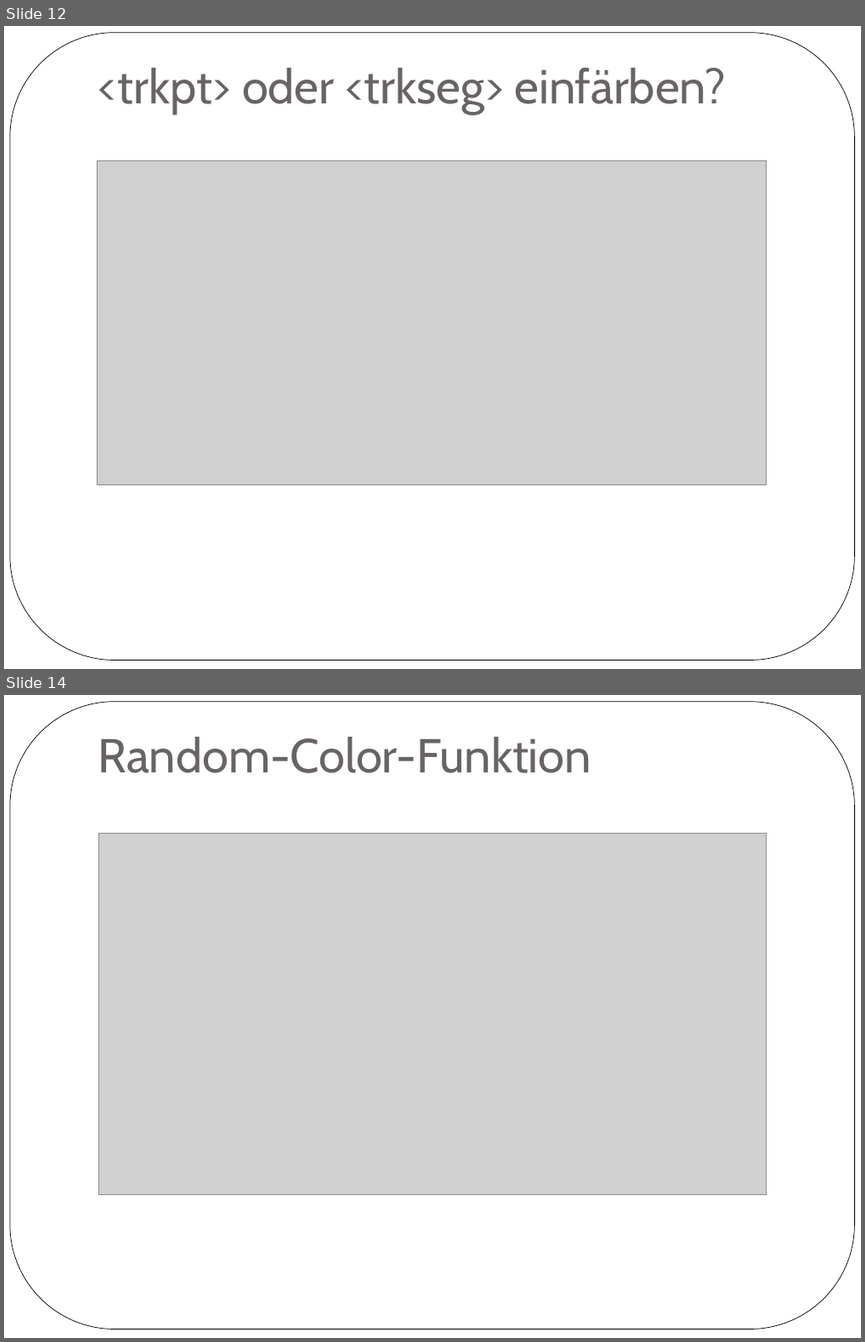
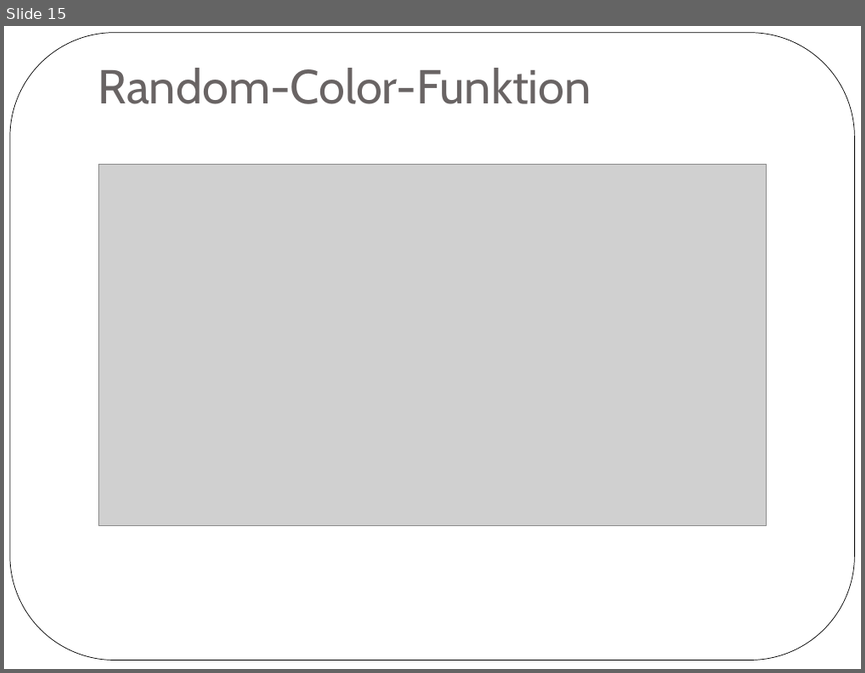
Before and after one commit to vanScoota/GPXtoSVG, a slide deck: Präsentation/Zwischenpräsentation.ppt. Shown one above the other, each under a label of ours: slides 12 and 14 before the commit, slide 15 after it; the slides between them are not shown. The pictures are 865x1342 and 865x673 pixels, drawn with LibreOffice and Linux fonts; fonts in the diff are those of the drawing; grey boxes stand for pictures. Boxes give left, top, right and bottom in pixels: in the first picture for what was removed or moved away, otherwise in the second. Text is boxed around its words. In the diff, an @@ line names an element or a change of style, - is before the commit and + after.

```diff
--- a/Präsentation/Zwischenpräsentation.ppt
+++ b/Präsentation/Zwischenpräsentation.ppt
@@ slide 12 removed at (4,26,861,669), background #FFFFFF; not listed: 1 template element that a slide beside it also shows @@
@@ title removed at (98,68,725,114) @@
-<trkpt> oder <trkseg> einfärben?
@@ picture removed at (98,161,766,485) @@
@@ what was slide 14 is now slide 15 @@
```
Also in this commit, not shown: 7 slides changed, 6 slides added, 4 other slides removed, 7 other files.
